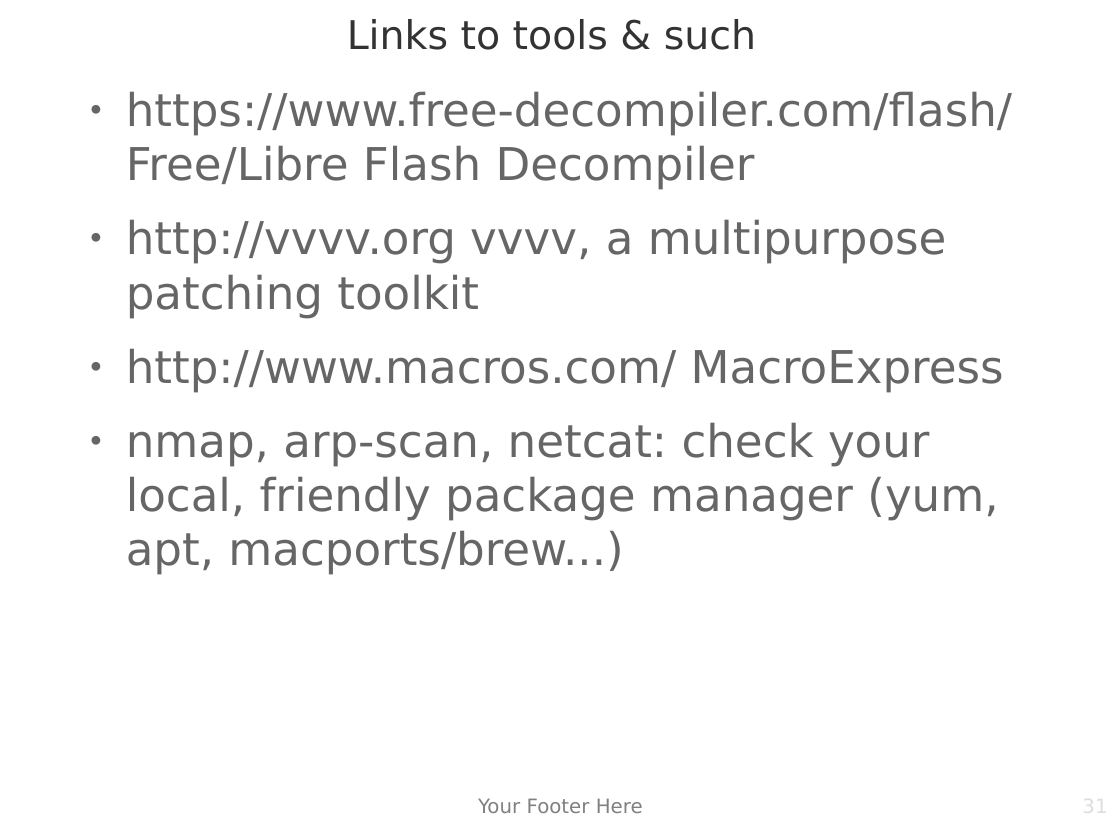
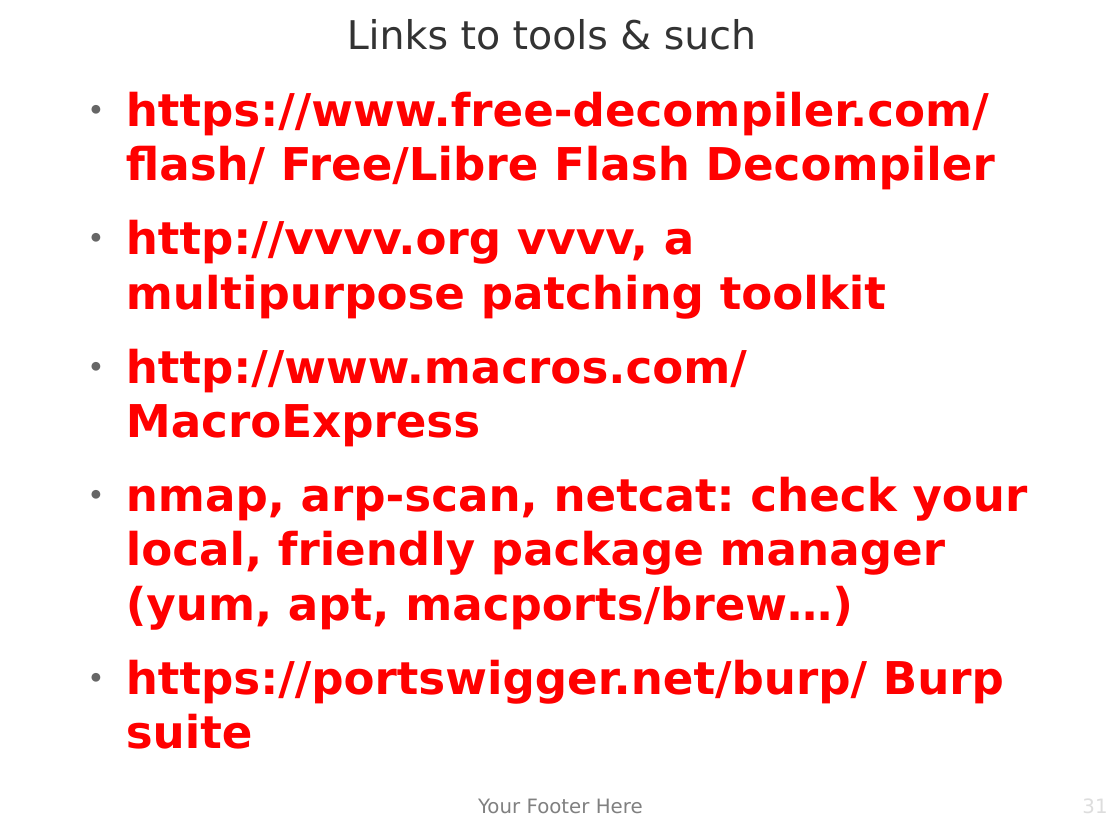
Before and after one commit to matiasw/disobey.fi-presentation, a slide deck: slide 31 of presis.odp. Drawn at 1120x840 pixels with LibreOffice and Linux fonts; fonts in the diff are those of the drawing; background and template pictures are left out. Boxes give left, top, right and bottom in pixels: in the first picture for what was removed or moved away, otherwise in the second. Text is boxed around its words. In the diff, an @@ line names an element or a change of style, - is before the commit and + after.

```diff
--- a/presis.odp
+++ b/presis.odp
@@ text at [126, 91, 995, 447]: text colour #666666 to #FF0000, bold on in "https://www.free-decompiler.com/flash/ Free/Libre Flash Deco ...", "http://vvvv.org vvvv, a multipurpose patching toolkit", "http://www.macros.com/ MacroExpress" @@
@@ text at [126, 476, 1028, 704]: text changed; text colour #666666 to #FF0000; bold on @@
-● nmap, arp-scan, netcat: check your local, friendly package manager (yum, apt, macports/brew...)
+● nmap, arp-scan, netcat: check your local, friendly package manager (yum, apt, macports/brew…)
+● https://portswigger.net/burp/ Burp suite
```
Also in this commit, not shown: 1 other slide changed, 1 other file.
